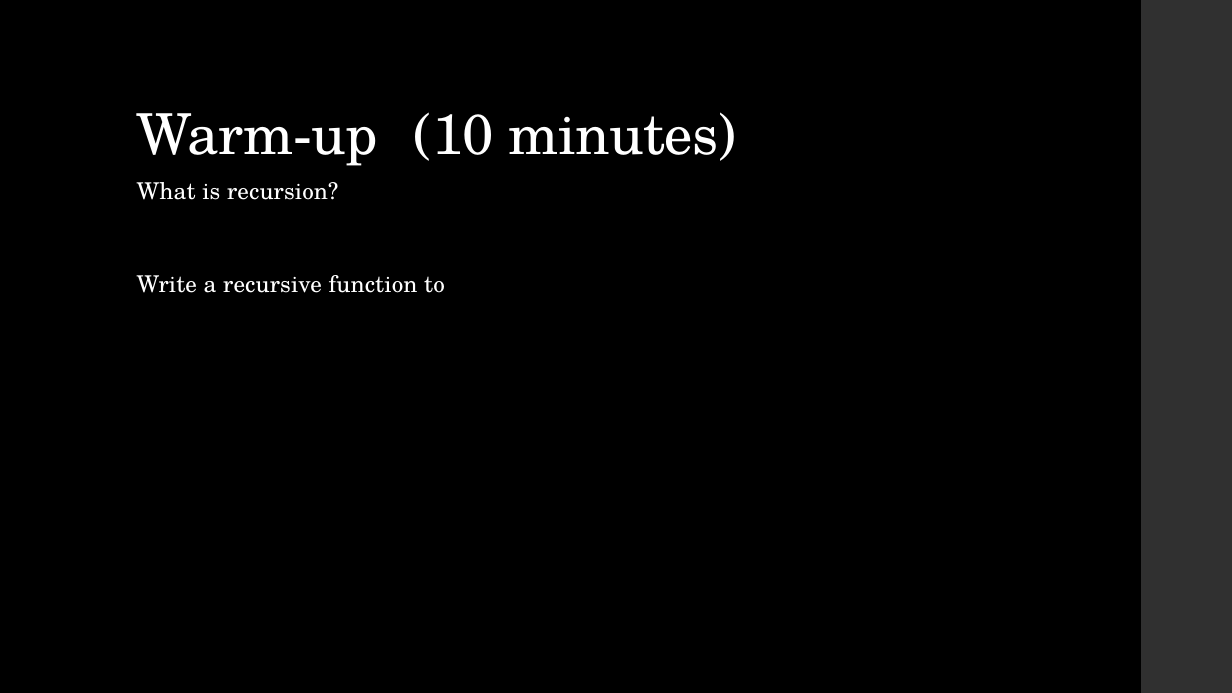
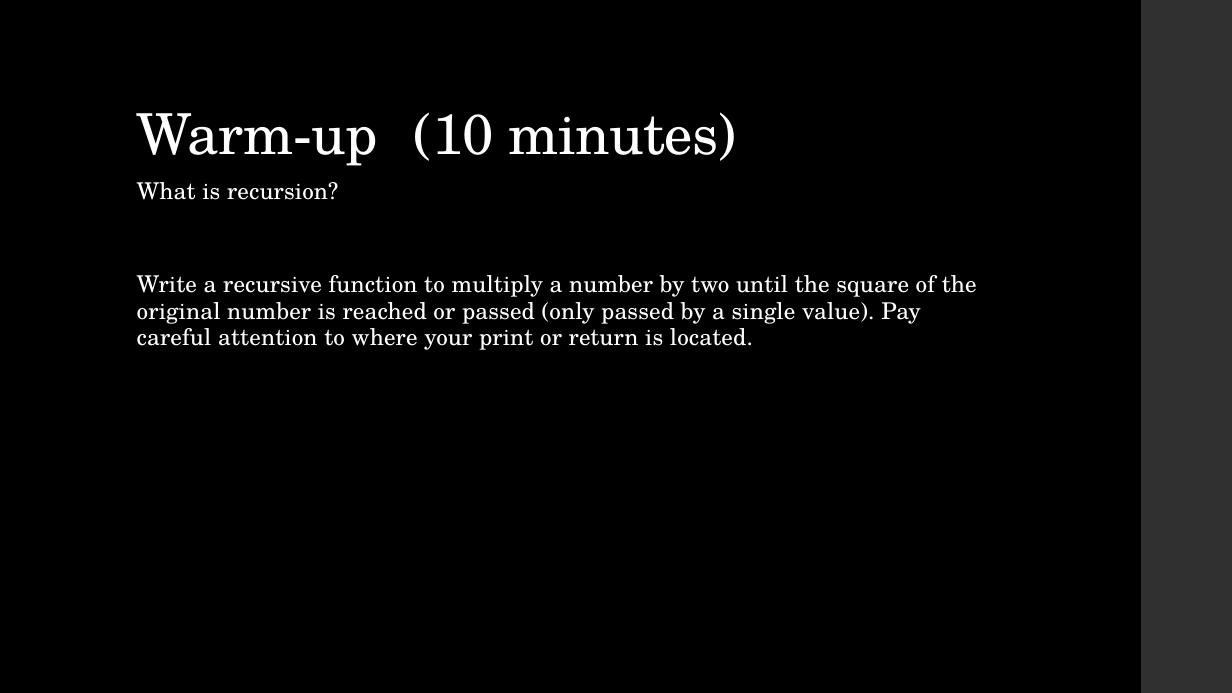
Before and after one commit to LaunchCoderGirlSTL/Data-Science-Assignments, a slide deck: slide 2 of course_material/week_11/week_11_presentation.pptx. Drawn at 1232x693 pixels with LibreOffice and Linux fonts; fonts in the diff are those of the drawing. Boxes give left, top, right and bottom in pixels: in the first picture for what was removed or moved away, otherwise in the second. Text is boxed around its words. In the diff, an @@ line names an element or a change of style, - is before the commit and + after.

```diff
--- a/course_material/week_11/week_11_presentation.pptx
+++ b/course_material/week_11/week_11_presentation.pptx
@@ text at (137,275,977,350): text changed @@
-Write a recursive function to
+Write a recursive function to multiply a number by two until the square of the original number is reached or passed (only passed by a single value). Pay careful attention to where your print or return is located.
```
Also in this commit, not shown: 6 other slides changed, 2 slides added, 1 slide removed, 3 other files.
